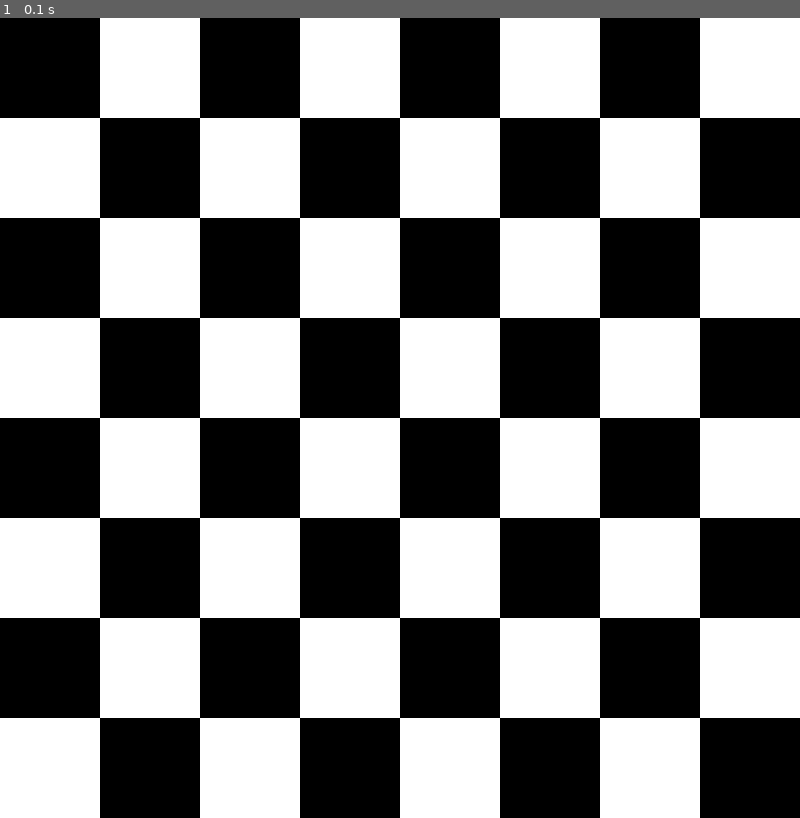
Above: before the commit, frame 1.
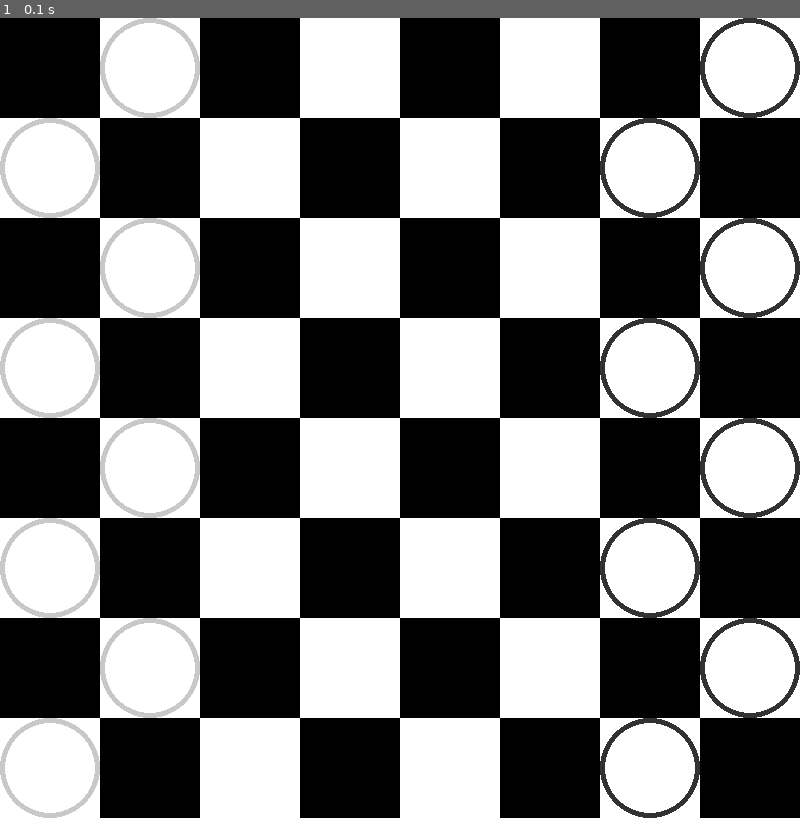
Above: after the commit, the same moment.

Repository: scooler/checkers
Game: pygame game, started from main.py
Two runs of this game, one before a commit and one after it. Both use one fixed random seed, a clock stepped at 60 frames per second and the inputs below.
Inputs:
- Up to frame 1 (0.1 s): no input

The runs differ from the first frame. In frame 1, 3.7% of the frame differs, in the area x 0-100%, y 0-100%.

Commit message:
Render players

Diff:
--- a/game/board.py
+++ b/game/board.py
@@ -10,7 +10,15 @@
       [0, 1] * 4,
       [1, 0] * 4
     ] * 4
+    players_board = [
+      [0, 1] * 4, # player 1
+      [1, 0] * 4
+    ] + [[0] * 8] * 4 + [ # 4 rows of nothing
+    [0, 2] * 4, # player 2
+      [2, 0] * 4
+    ]
     self.board = np.array(board)
+    self.players_board = np.array(players_board)
     self.x_size = 8
     self.y_size = 8
 
@@ -60,6 +68,7 @@
 
   def show(self):
     print(self.board)
+    print(self.players_board)
 
 
   # def player(self, player_no):
--- a/game/displays/pygame_display.py
+++ b/game/displays/pygame_display.py
@@ -4,6 +4,8 @@
 SCREEN_SIZE = (800, 800) # this has to be a square
 BLACK_COLOR = (0, 0, 0)
 WHITE_COLOR = (255, 255, 255)
+BLACK_PLAYER_COLOR = (50, 50, 50)
+WHITE_PLAYER_COLOR = (200, 200, 200)
 
 class PygameDisplay:
   def __init__(self, board):
@@ -18,6 +20,7 @@
   def draw(self):
     self.window.fill((0,0,0))
     self.draw_board()
+    self.draw_players()
     pygame.display.update()
     # self.draw_selections()
 
@@ -27,27 +30,28 @@
         if self.board.board[i, j] == 1:
           pygame.draw.rect(self.window, WHITE_COLOR, Rect((j*self.step_x, i*self.step_y), (100, 100))) #, 2
 
-  # def draw_selections(self):
-  #   for i in range(0, self.board.x_size):
-  #     for j in range(0, self.board.y_size):
-  #       x = self.step_x * i
-  #       y = self.step_y * j
-  #       if self.board.board[i, j] == 1:
-  #         self.draw_x(x , y)
-  #       else:
-  #         if self.board.board[i, j] == 2:
-  #           self.draw_o(x , y)
+  def draw_players(self):
+    for i in range(0, self.board.x_size):
+      for j in range(0, self.board.y_size):
+        x = self.step_x * j
+        y = self.step_y * i
+        if self.board.players_board[j, i] == 1:
+          self.draw_white(x , y)
+        else:
+          if self.board.players_board[j, i] == 2:
+            self.draw_black(x , y)
 
 
-  # def draw_x(self, x, y):
-  #   pygame.draw.line(self.window, BORDER_COLOR, (x, y), (x + self.step_x, y + self.step_y), 2)
-  #   pygame.draw.line(self.window, BORDER_COLOR, (x, y + self.step_y), (x + self.step_x, y), 2)
+  def draw_white(self, x, y):
+    pos = (int(x + self.step_x/2), int(y + self.step_y/2))
+    r = int(self.step_x/2)
+    pygame.draw.circle(self.window, WHITE_PLAYER_COLOR, pos, r, 5)
 
-  # def draw_o(self, x, y):
-  #   pos = (int(x + self.step_x/2), int(y + self.step_y/2))
-  #   r = int(self.step_x/2)
-  #   pygame.draw.circle(self.window, BORDER_COLOR, pos, r, 2)
 
+  def draw_black(self, x, y):
+    pos = (int(x + self.step_x/2), int(y + self.step_y/2))
+    r = int(self.step_x/2)
+    pygame.draw.circle(self.window, BLACK_PLAYER_COLOR, pos, r, 5)
 
   # def input(self, x, y, current_player): # here it's a raw mouse input (x & y are screen coordinates)
   #   print("x: ", x, "y: ", y)
--- a/game/game.py
+++ b/game/game.py
@@ -11,6 +11,7 @@
 
 
   def start(self):
+    self.board.show()
     self.game_loop()
     # self.finish()
 
